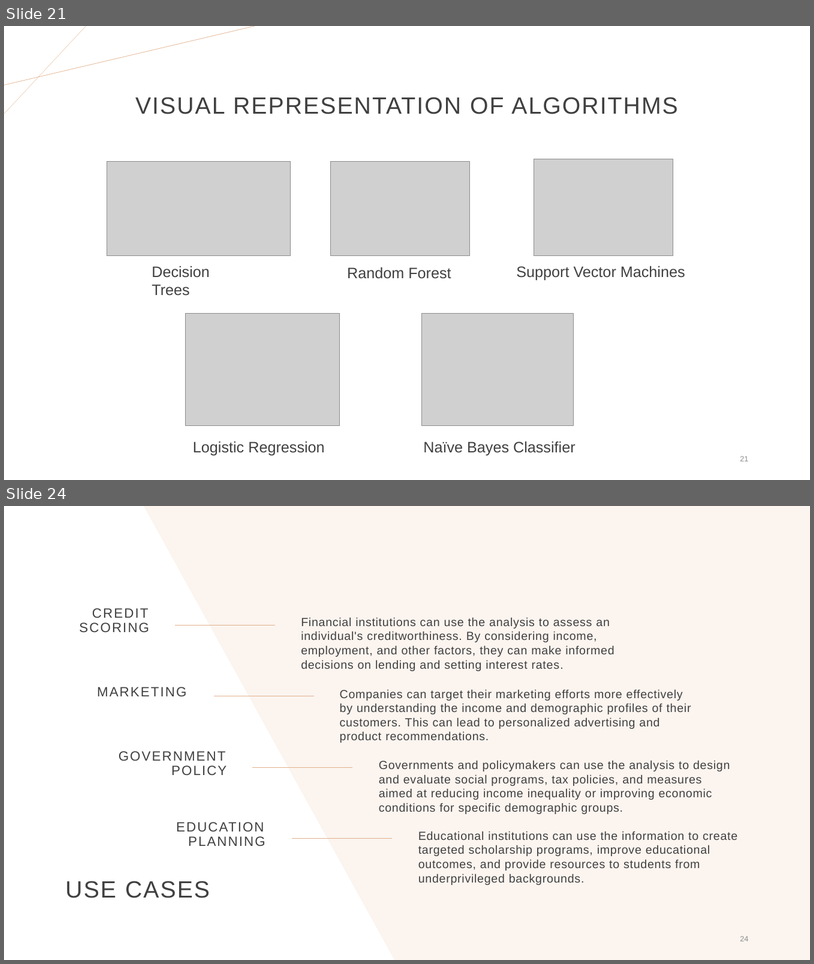
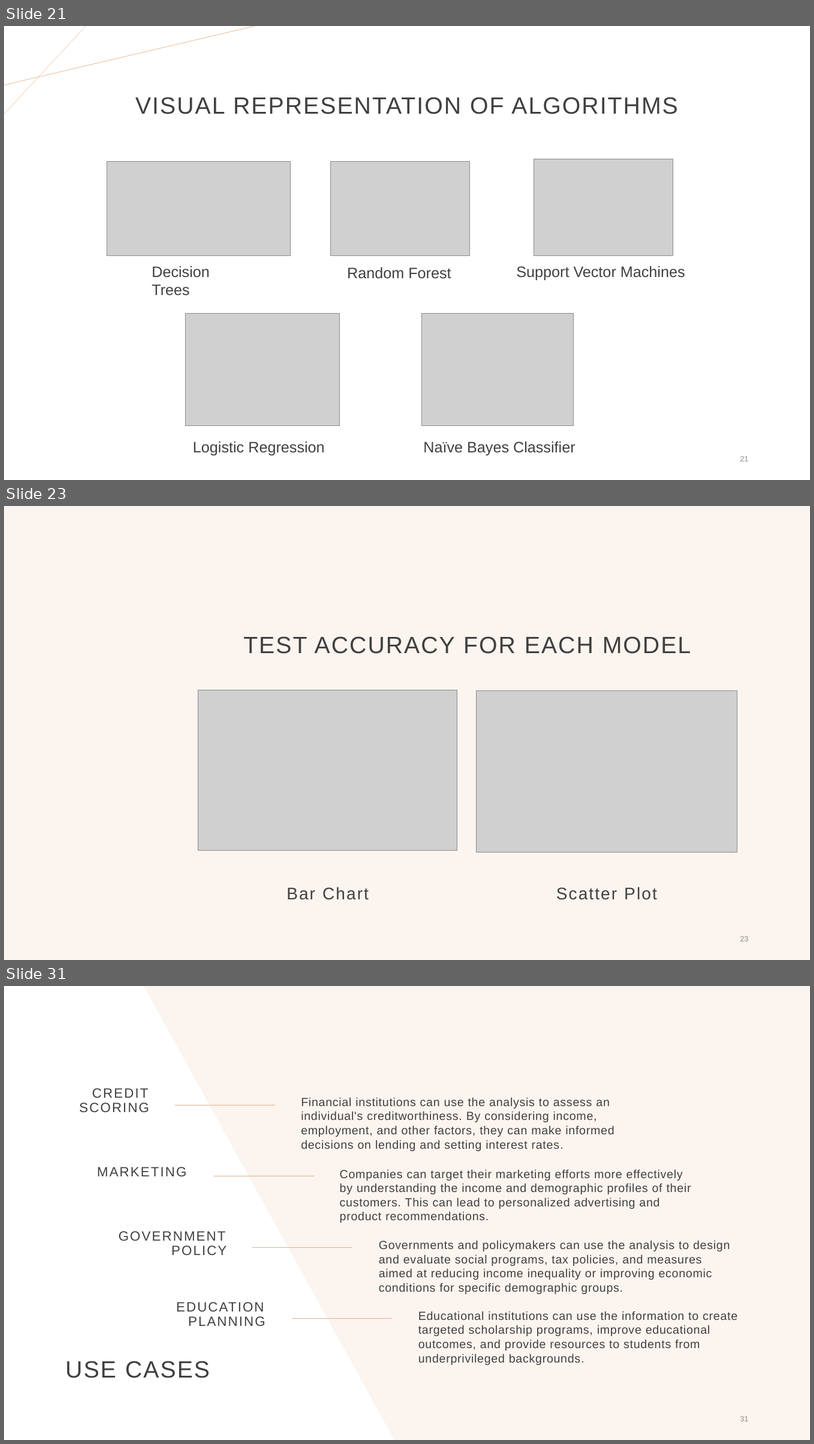
Before and after one commit to Hetansh-patel/Income-Prediction-With-R, a slide deck: R Project.pptx. Shown one above the other, each under a label of ours: slides 21 and 24 before the commit, slides 21, 23 and 31 after it; the slides between them are not shown. The pictures are 814x964 and 814x1444 pixels, drawn with LibreOffice and Linux fonts; fonts in the diff are those of the drawing; grey boxes stand for pictures; background and template pictures are left out. Boxes give left, top, right and bottom in pixels: in the first picture for what was removed or moved away, otherwise in the second. Text is boxed around its words. In the diff, an @@ line names an element or a change of style, - is before the commit and + after.

```diff
--- a/R Project.pptx
+++ b/R Project.pptx
@@ slide 23 added at (x1=4, y1=506, x2=810, y2=960), background #FBF4EF @@
@@ title added at (x1=243, y1=636, x2=692, y2=654), 28 pt, text #404040 @@
+TEST ACCURACY FOR EACH MODEL
@@ picture added at (x1=198, y1=690, x2=458, y2=850) @@
@@ picture added at (x1=476, y1=691, x2=737, y2=852) @@
@@ text added at (x1=287, y1=886, x2=369, y2=900), 20 pt, text #404040 @@
+Bar Chart
@@ text added at (x1=557, y1=886, x2=657, y2=900), 20 pt, text #404040 @@
+Scatter Plot
@@ page number added at (x1=740, y1=936, x2=749, y2=941), 9 pt, text #8C8C8C @@
+23
@@ what was slide 24 is now slide 31 @@
@@ page number at (x1=740, y1=1416, x2=749, y2=1421): text changed @@
-24
+31
```
Also in this commit, not shown: 4 slides changed, 7 other slides added, 2 slides removed.
